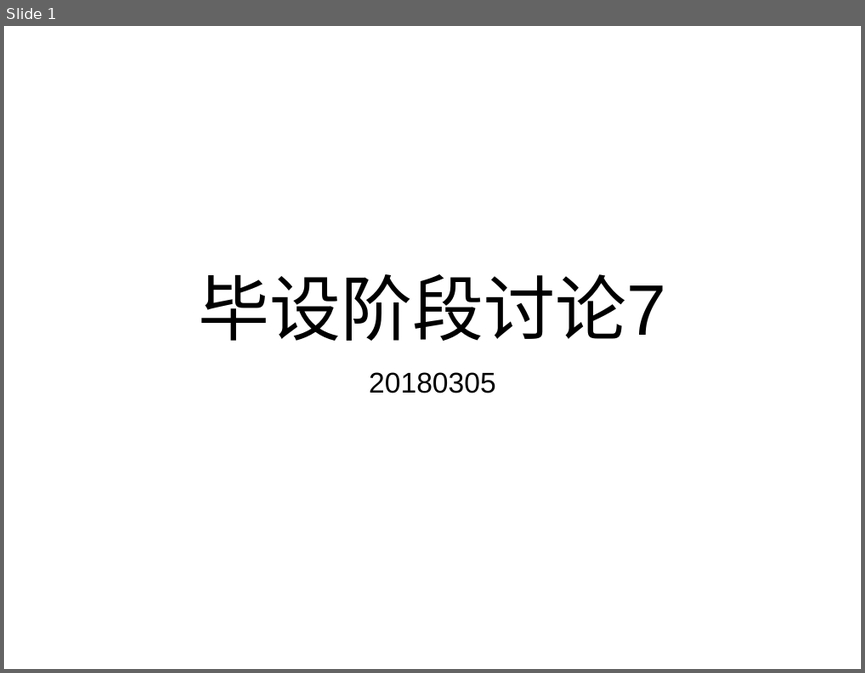
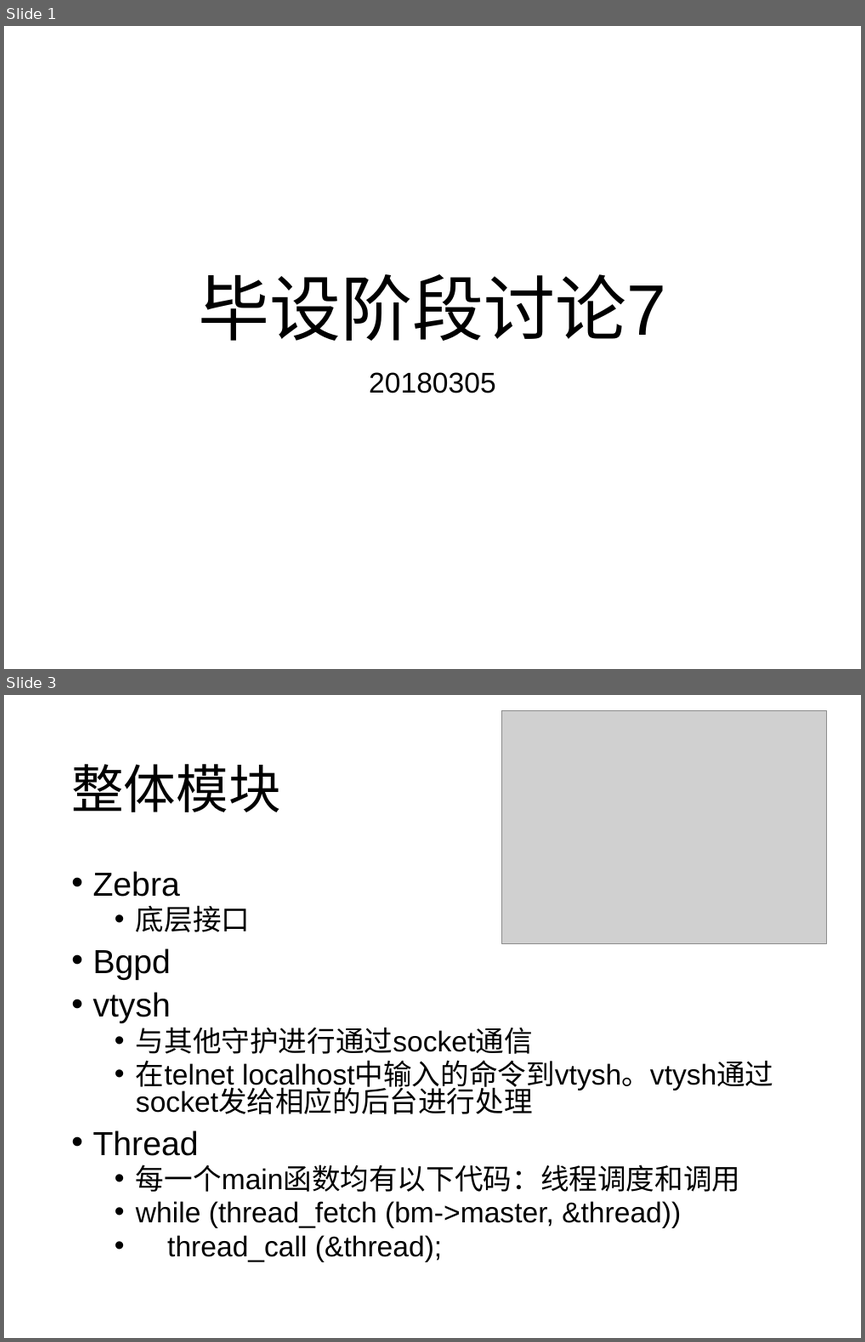
Before and after one commit to wangqing93/ibgp_exp, a slide deck: doc/毕设阶段讨论7.pptx. Shown one above the other, each under a label of ours: slide 1 before the commit, slides 1 and 3 after it; the slides between them are not shown. The pictures are 865x673 and 865x1342 pixels, drawn with LibreOffice and Linux fonts; fonts in the diff are those of the drawing; grey boxes stand for pictures. Boxes give left, top, right and bottom in pixels: in the first picture for what was removed or moved away, otherwise in the second. Text is boxed around its words. In the diff, an @@ line names an element or a change of style, - is before the commit and + after.

```diff
--- a/doc/毕设阶段讨论7.pptx
+++ b/doc/毕设阶段讨论7.pptx
@@ slide 3 added at box(4, 695, 861, 1338), background #FFFFFF @@
@@ picture added at box(502, 711, 827, 943) @@
@@ title added at box(71, 764, 280, 812), 44 pt, text #000000 @@
+整体模块
@@ text added at box(93, 871, 774, 1262), 24 pt, text #000000 @@
+• Zebra
+  • 底层接口
+• Bgpd
+• vtysh
+  • 与其他守护进行通过socket通信
+  • 在telnet localhost中输入的命令到vtysh。vtysh通过socket发给相应的后台进行处理
+• Thread
+  • 每一个main函数均有以下代码：线程调度和调用
+  • while (thread_fetch (bm->master, &thread))
+  • thread_call (&thread);
```
Also in this commit, not shown: 9 other slides added.
